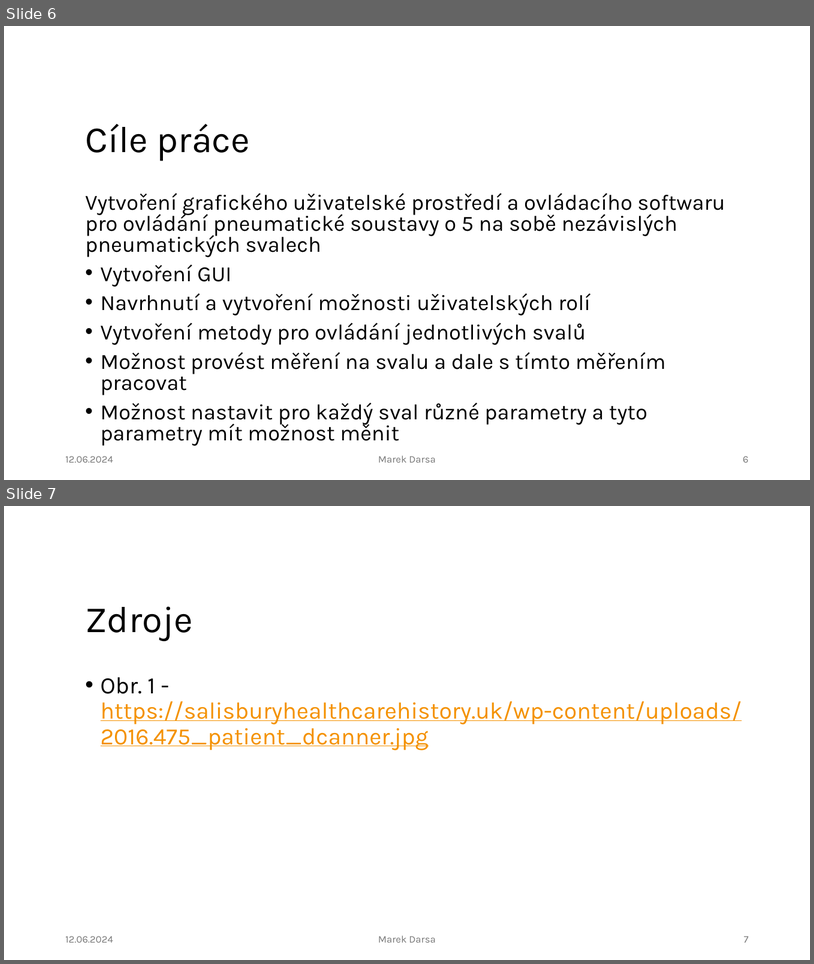
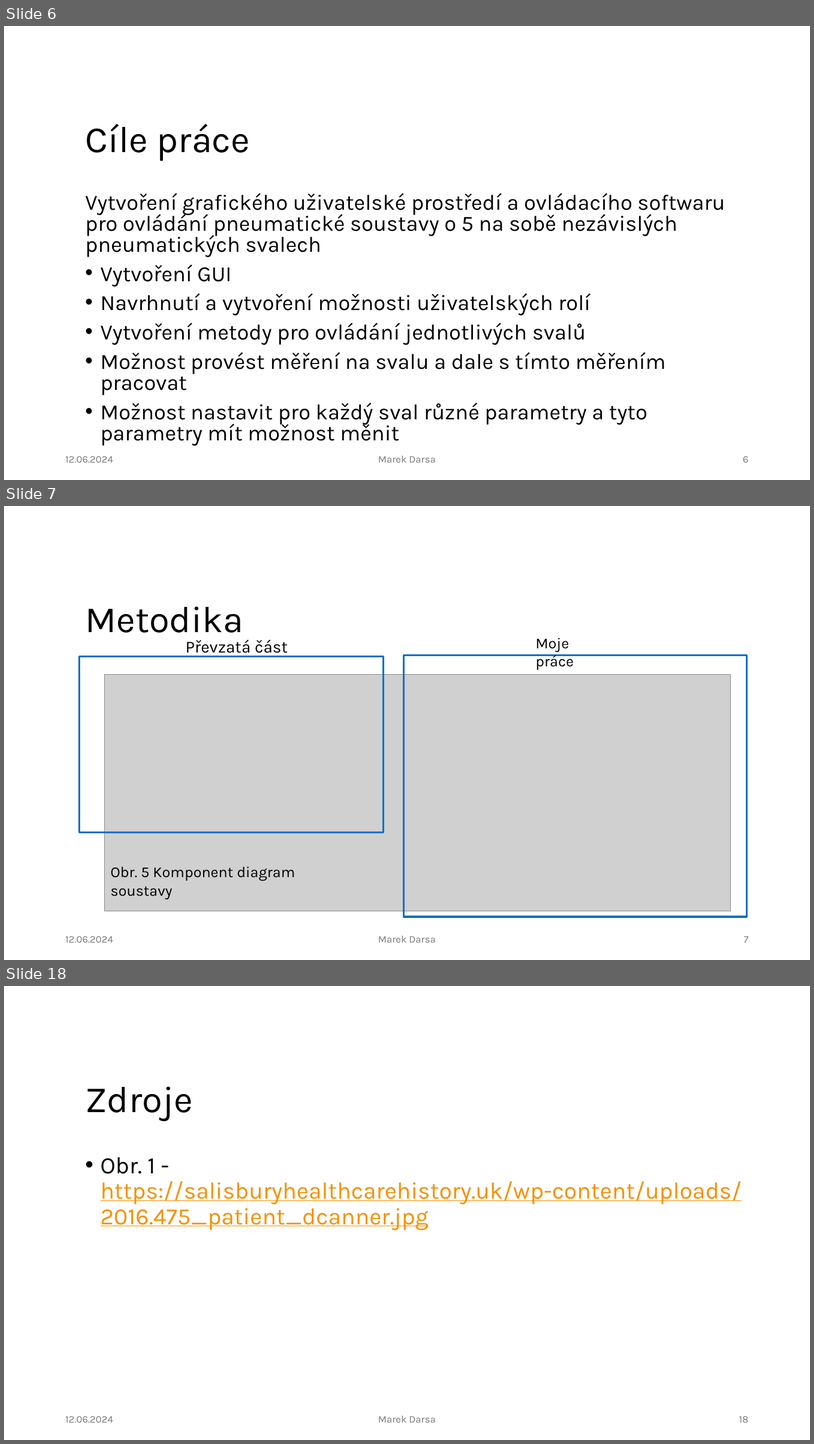
Before and after one commit to IronKnee22/Bakalarka, a slide deck: N_Obhajoba_darsamar.pptx. Shown one above the other, each under a label of ours: slides 6 and 7 before the commit, slides 6, 7 and 18 after it; the slides between them are not shown. The pictures are 814x964 and 814x1444 pixels, drawn with LibreOffice and Linux fonts; fonts in the diff are those of the drawing; grey boxes stand for pictures; background and template pictures are left out. Boxes give left, top, right and bottom in pixels: in the first picture for what was removed or moved away, otherwise in the second. Text is boxed around its words. In the diff, an @@ line names an element or a change of style, - is before the commit and + after.

```diff
--- a/N_Obhajoba_darsamar.pptx
+++ b/N_Obhajoba_darsamar.pptx
@@ slide 7 added at [4, 506, 810, 960], background #FFFFFF @@
@@ title added at [85, 606, 243, 641], 44 pt, text #000000 @@
+Metodika
@@ text added at [186, 639, 288, 657], 20 pt, text #000000 @@
+Převzatá část
@@ text added at [536, 637, 574, 670], 18 pt, text #000000 @@
+Moje práce
@@ rectangle added at [79, 656, 384, 832], outline #0F6FC6 2.25 pt @@
@@ rectangle added at [404, 655, 747, 917], outline #0F6FC6 2.25 pt @@
@@ picture added at [104, 674, 731, 911] @@
@@ text added at [111, 866, 295, 899], 18 pt, text #000000 @@
+Obr. 5 Komponent diagram soustavy
@@ text added at [65, 936, 113, 942], 12 pt, text #797979 @@
+12.06.2024
@@ text added at [378, 935, 435, 942], 12 pt, text #797979 @@
+Marek Darsa
@@ page number added at [744, 936, 749, 942], 12 pt, text #797979 @@
+7
@@ what was slide 7 is now slide 18 @@
@@ page number at [740, 1416, 749, 1422]: text changed @@
-7
+18
```
Also in this commit, not shown: 10 other slides added, 5 other files.
